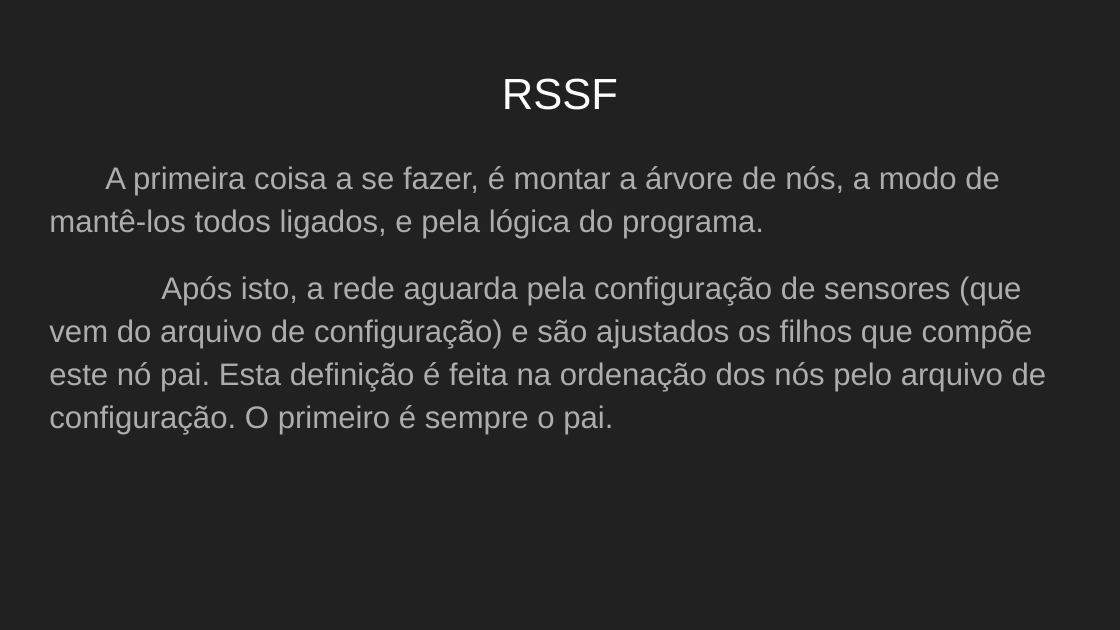
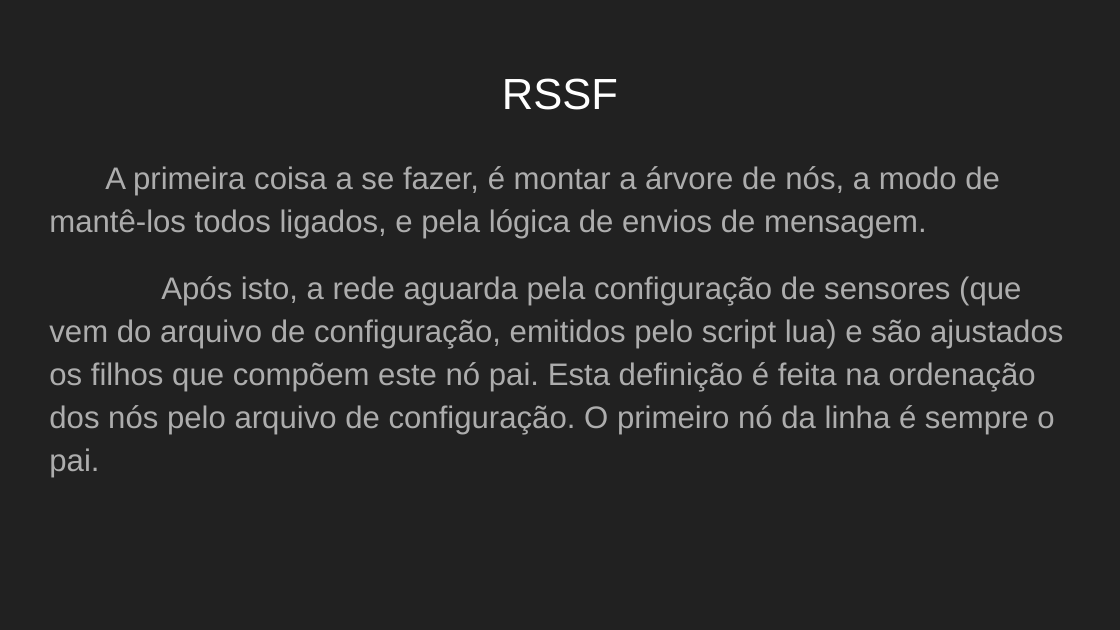
Before and after one commit to dusiromulo/projeto-final-reativos, a slide deck: slide 8 of Apresentação.pptx (slide 6 before the commit). Drawn at 1120x630 pixels with LibreOffice and Linux fonts; fonts in the diff are those of the drawing. Boxes give left, top, right and bottom in pixels: in the first picture for what was removed or moved away, otherwise in the second. Text is boxed around its words. In the diff, an @@ line names an element or a change of style, - is before the commit and + after.

```diff
--- a/Apresentação.pptx
+++ b/Apresentação.pptx
@@ text at <box>49,166,1063,477</box>: text changed @@
-A primeira coisa a se fazer, é montar a árvore de nós, a modo de mantê-los todos ligados, e pela lógica do programa.
-Após isto, a rede aguarda pela configuração de sensores (que vem do arquivo de configuração) e são ajustados os filhos que compõe este nó pai. Esta definição é feita na ordenação dos nós pelo arquivo de configuração. O primeiro é sempre o pai.
+A primeira coisa a se fazer, é montar a árvore de nós, a modo de mantê-los todos ligados, e pela lógica de envios de mensagem.
+Após isto, a rede aguarda pela configuração de sensores (que vem do arquivo de configuração, emitidos pelo script lua) e são ajustados os filhos que compõem este nó pai. Esta definição é feita na ordenação dos nós pelo arquivo de configuração. O primeiro nó da linha é sempre o pai.
```
Also in this commit, not shown: 2 other slides changed, 5 slides added, 1 slide removed, 2 other files.
